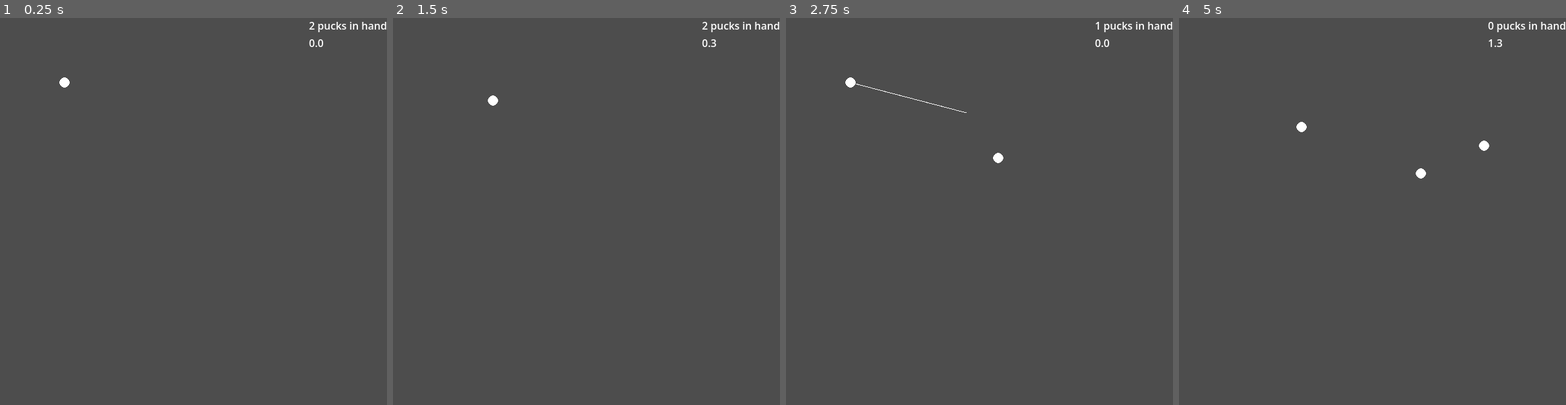
Above: before the commit, frames 1-4 (left to right).
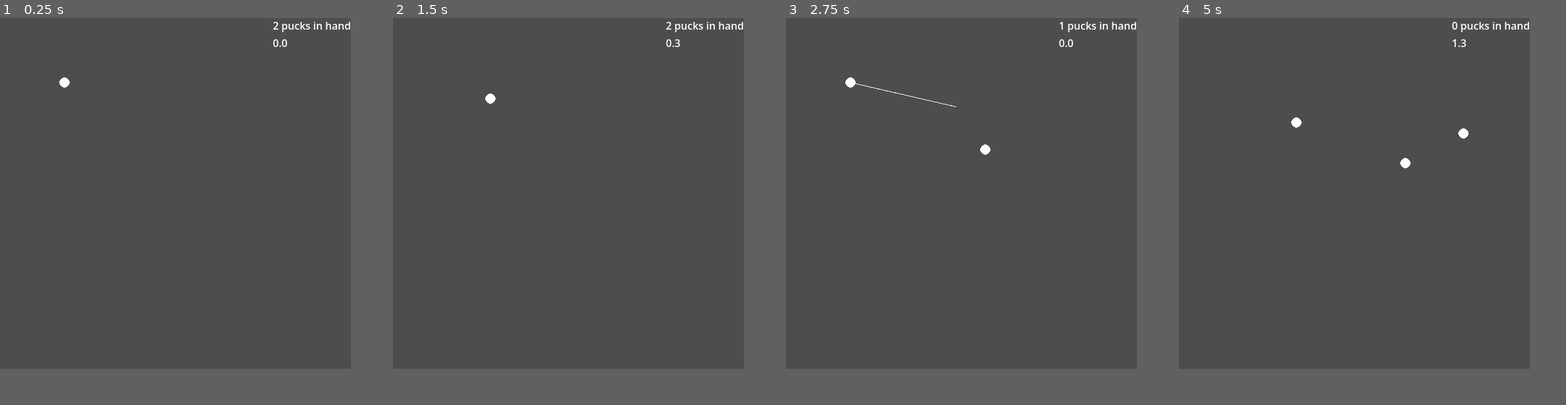
Above: after the commit, the same moments.

Repository: autumn-heights/levelherup-jam-2026
Game: Godot game, scene res://scenes/world.tscn
Two runs of this game, one before a commit and one after it. Both use one fixed random seed, a clock stepped at 60 frames per second and the inputs below.
Inputs (mouse positions are in pixels of both pictures, inside the frame that each line leads up to):
- Up to frame 1 (0.25 s): no input
- Up to frame 2 (1.5 s): tap Enter at 0.5 s; move the mouse to (671, 192) at 0.52 s; press the mouse at (671, 192) at 0.53 s; tap Space at 1.25 s; move the mouse to (509, 230) at 1.27 s; release the mouse at (509, 230) at 1.28 s; click (509, 230) at 1.35 s
- Up to frame 3 (2.75 s): move the mouse to (1018, 126) at 2.02 s; press the mouse at (1018, 126) at 2.03 s
- Up to frame 4 (5 s): move the mouse to (1353, 288) at 2.77 s; release the mouse at (1353, 288) at 2.78 s; click (1353, 288) at 2.85 s; move the mouse to (1488, 269) at 3.52 s; press the mouse at (1488, 269) at 3.53 s; move the mouse to (1256, 153) at 4.27 s; release the mouse at (1256, 153) at 4.28 s; click (1256, 153) at 4.35 s
In our replay, the window is 600x600 before the commit and 544x544 after it. These sizes can differ from the game's own. Grey fills any space a smaller window leaves; there, only what the larger window draws over its background counts as a difference.

The runs differ from the first frame. In frame 1, 0.4% of the frame differs, in the area x 70-100%, y 1-8%; in frame 2, 0.4%; in frame 3, 0.6%; in frame 4, 0.7%, in the area x 29-100%, y 1-42%.

Commit message:
june

Diff:
--- a/fill-bucket-golf/World/ArtMap.gd
+++ b/fill-bucket-golf/World/ArtMap.gd
@@ -15,4 +15,4 @@
 	Region = region
 
 func matches(x, y) -> bool:
-	return (Gridspace.x == x && Gridspace.y == y )
+	return (Gridspace.x == x and Gridspace.y == y )
--- a/fill-bucket-golf/World/level_grid.gd
+++ b/fill-bucket-golf/World/level_grid.gd
@@ -10,7 +10,6 @@
 
 func _ready() -> void:
 	drawBoundary()
-	DebugRegion()
 
 func drawBoundary() -> void:
 	for i in range(0, GRID_WIDTH_CELLS):
@@ -23,15 +22,6 @@
 			loadedWorld.append(ArtMap.new(Vector2i(i,j), Vector2i(1,0), 0))
 
 
-
-func DebugRegion():
-	var x : Array[Vector2i] = []
-	for i in range (3, 16):
-		for j in range (3, 16):
-			x.append(Vector2i(i,j))
-
-	var region = AddRegion(x)
-	SetRegion(region, Vector2i(6,0))
 
 func _process(delta: float) -> void:
 	for art in loadedWorld:
@@ -49,6 +39,8 @@
 		if (cell.Region == regionId):
 			cell.AssetCoordinate = colour
 
-func GetCell(i, j) -> ArtMap:
-	var x = loadedWorld.find(func(x): x.matches(i, j))
-	return loadedWorld[x]
+func GetCell(i: int, j: int) -> ArtMap:
+	for cell in loadedWorld:
+		if (cell.matches(i,j)):
+			return cell
+	return ArtMap.new(Vector2i(0,0), Vector2i(0,0), 0)
--- a/fill-bucket-golf/project.godot
+++ b/fill-bucket-golf/project.godot
@@ -17,8 +17,8 @@
 
 [display]
 
-window/size/viewport_width=600
-window/size/viewport_height=600
+window/size/viewport_width=544
+window/size/viewport_height=544
 window/stretch/mode="canvas_items"
 window/stretch/aspect="expand"
 
